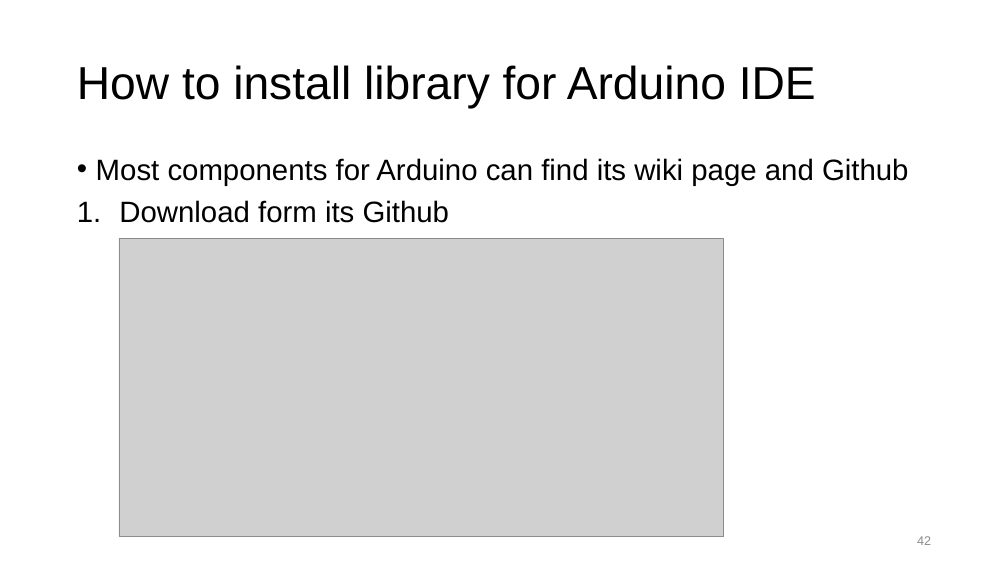
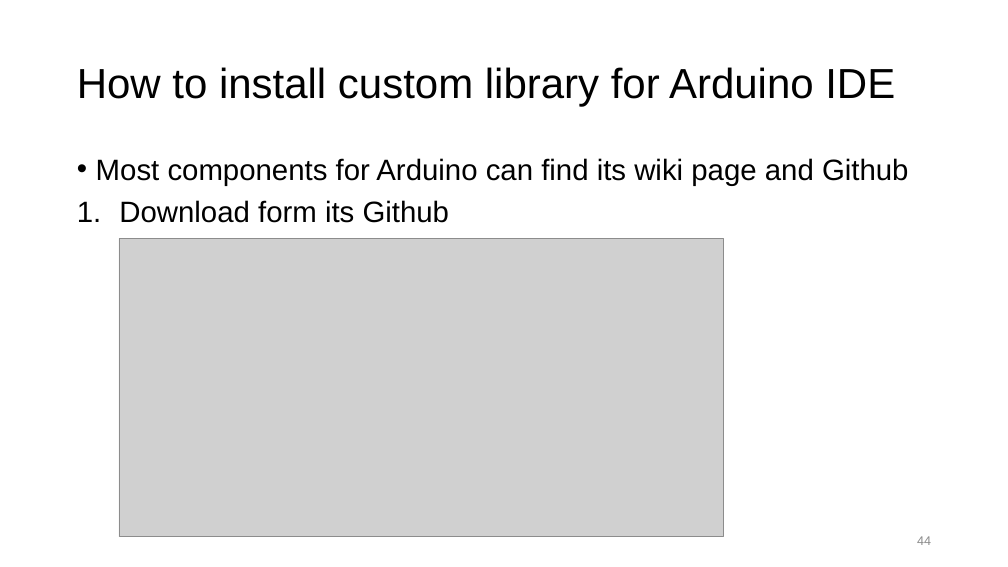
Before and after one commit to Yuki23329626/apache-docker, a slide deck: slide 44 of apache/data/hielo/ppt/LinkIt7688Duo.pptx (slide 42 before the commit). Drawn at 1008x567 pixels with LibreOffice and Linux fonts; fonts in the diff are those of the drawing; grey boxes stand for pictures. Boxes give left, top, right and bottom in pixels: in the first picture for what was removed or moved away, otherwise in the second. Text is boxed around its words. In the diff, an @@ line names an element or a change of style, - is before the commit and + after.

```diff
--- a/apache/data/hielo/ppt/LinkIt7688Duo.pptx
+++ b/apache/data/hielo/ppt/LinkIt7688Duo.pptx
@@ title at (x1=77, y1=67, x2=895, y2=107): text changed; size 44 to 40 pt @@
-How to install library for Arduino IDE
+How to install custom library for Arduino IDE
@@ page number at (x1=917, y1=536, x2=931, y2=545): text changed @@
-42
+44
```
Also in this commit, not shown: 3 other slides changed, 2 slides added, 1 other file.
